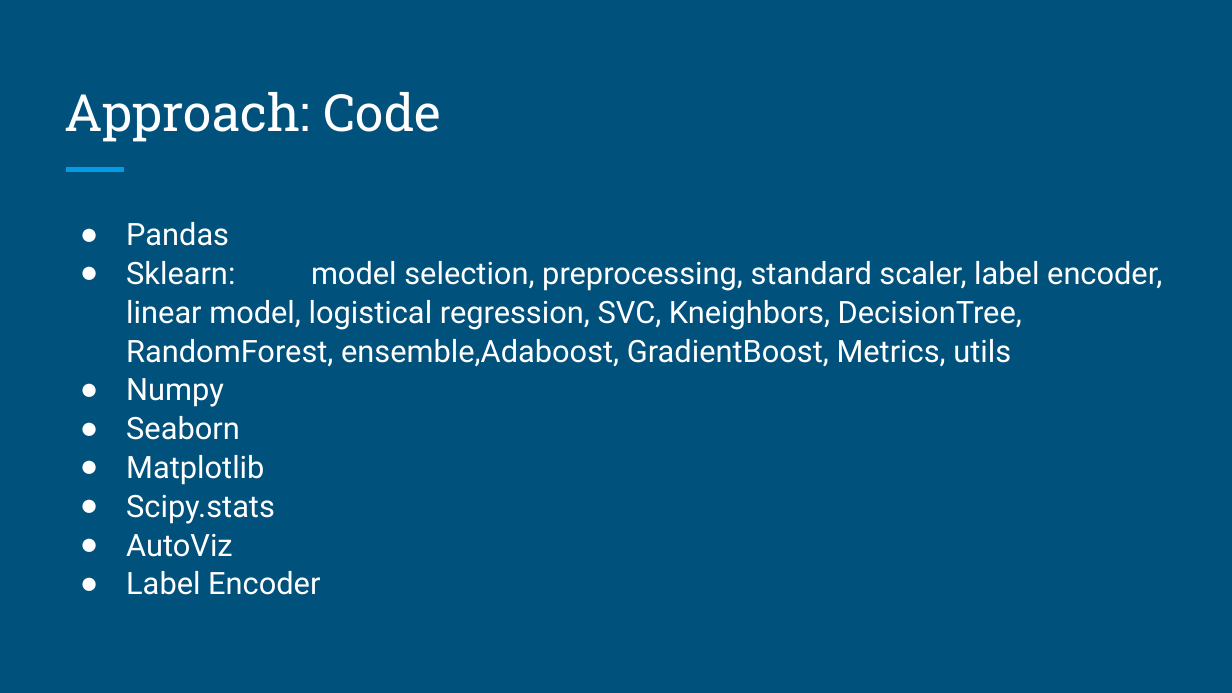
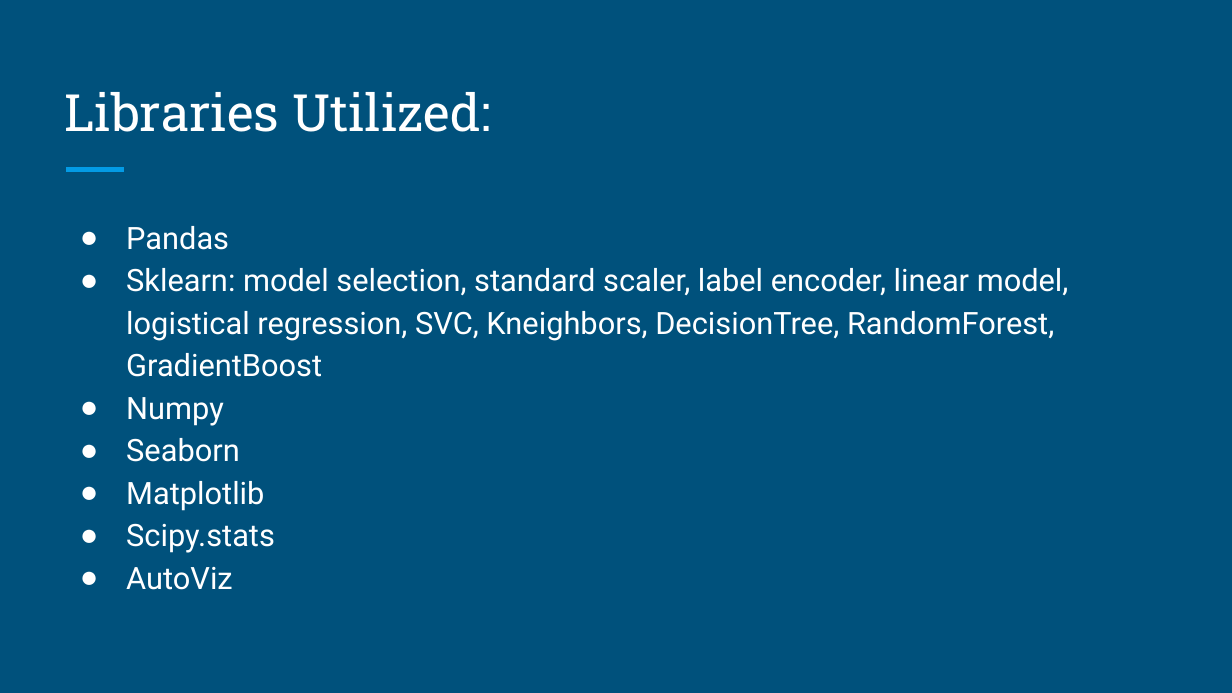
Before and after one commit to aka-Cairo/Project_2, a slide deck: slide 5 of Credit Card Eligibility- Project 2 (1).pptx. Drawn at 1232x693 pixels with LibreOffice and Linux fonts; fonts in the diff are those of the drawing. Boxes give left, top, right and bottom in pixels: in the first picture for what was removed or moved away, otherwise in the second. Text is boxed around its words. In the diff, an @@ line names an element or a change of style, - is before the commit and + after.

Commit message:
adding changes to power point slides

```diff
--- a/Credit Card Eligibility- Project 2 (1).pptx
+++ b/Credit Card Eligibility- Project 2 (1).pptx
@@ title at bbox=[65, 92, 491, 132]: text changed @@
-Approach: Code
+Libraries Utilized:
@@ text at bbox=[126, 226, 275, 590]: line spacing 1.05 to 1.15 @@
@@ text at bbox=[126, 268, 1069, 377]: text changed @@
-● Sklearn: model selection, preprocessing, standard scaler, label encoder, linear model, logistical regression, SVC, Kneighbors, DecisionTree, RandomForest, ensemble,Adaboost, GradientBoost, Metrics, utils
+● Sklearn: model selection, standard scaler, label encoder, linear model, logistical regression, SVC, Kneighbors, DecisionTree, RandomForest, GradientBoost
@@ text at bbox=[126, 571, 320, 595]: paragraph removed @@
-● Label Encoder
```
